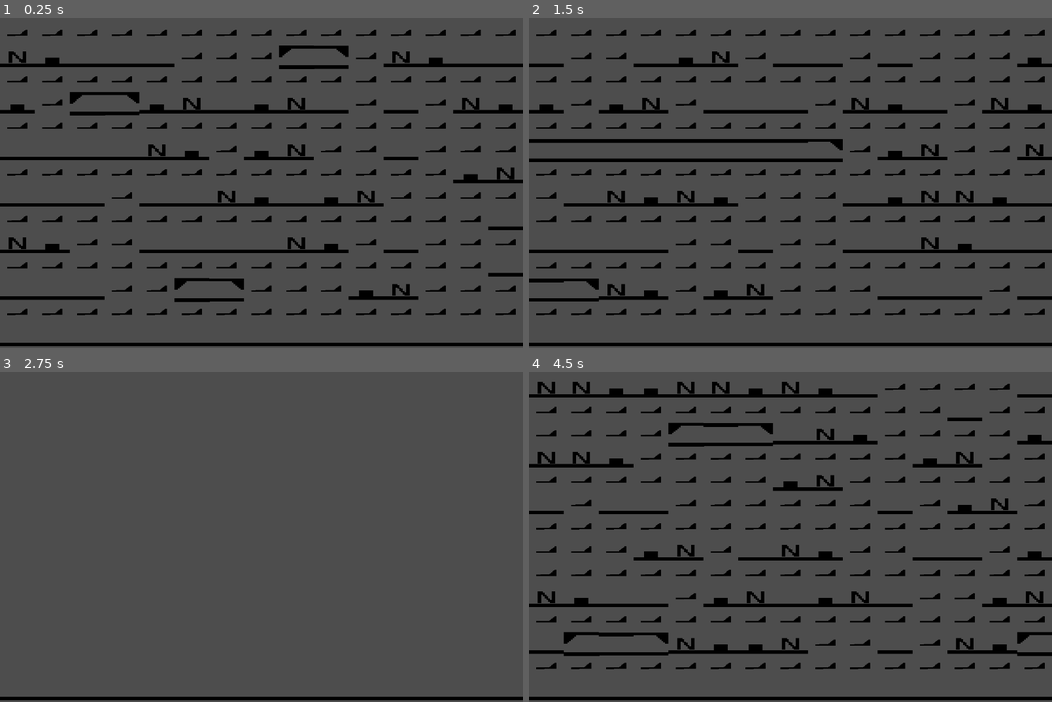
Above: before the commit, frames 1-4 (two rows, left to right).
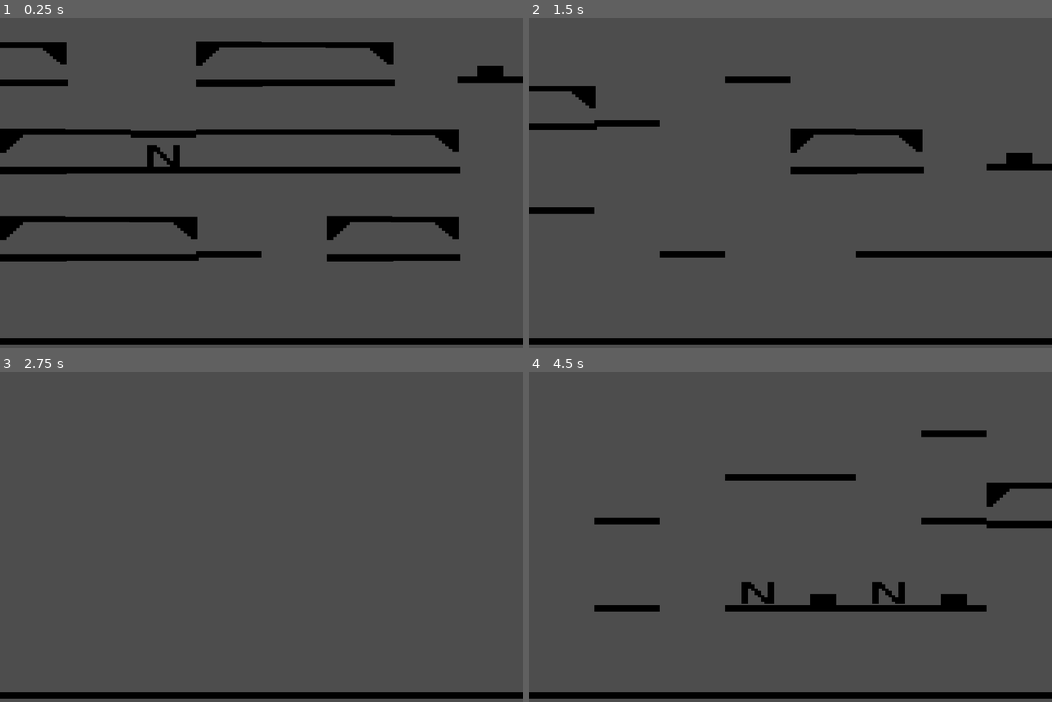
Above: after the commit, the same moments.

Repository: Deiuca/WaveFunctionCollapse
Game: Godot game, scene res://progetto.tscn
Two runs of this game, one before a commit and one after it. Both use one fixed random seed, a clock stepped at 60 frames per second and the inputs below.
Inputs:
- Up to frame 1 (0.25 s): no input
- Up to frame 2 (1.5 s): tap Enter at 0.5 s; hold R 0.53-1.28 s; tap Space at 1.25 s; tap R at 1.35 s
- Up to frame 3 (2.75 s): tap Enter at 2 s; hold R from 2.03 s (still down)
- Up to frame 4 (4.5 s): tap Space at 2.75, 4.25 s; release R at 2.78 s; tap R at 2.85, 4.35 s; tap Enter at 3.5 s; hold R 3.53-4.28 s

The runs differ from the first frame. In frame 1, 21% of the frame differs, in the area x 0-100%, y 3-100%; in frame 2, 16%; in frame 3, 1.8%; in frame 4, 17%.

Commit message:
Livello Funzionante x Tesi

Diff:
--- a/PreFabbricati/aria.tscn
+++ b/PreFabbricati/aria.tscn
@@ -9,5 +9,6 @@
 bordi = ["AV", "UOP", "EOP", "OV", "AV", "AV", "OV", "OV"]
 
 [node name="Componente" parent="." index="0" instance=ExtResource("2_qtk3c")]
+visible = false
 position = Vector2(17.3359, 13.5861)
 rotation = 3.13047
--- a/PreFabbricati/entrata.tscn
+++ b/PreFabbricati/entrata.tscn
@@ -9,7 +9,7 @@
 
 [node name="Componente" parent="." index="0" instance=ExtResource("2_nkv8e")]
 position = Vector2(10, 5)
-scale = Vector2(1, 1.24)
+scale = Vector2(1, 1.37779)
 
 [node name="Pavimento" parent="." index="1" instance=ExtResource("3_gvaik")]
 position = Vector2(0, 17)
--- a/PreFabbricati/soffitto.tscn
+++ b/PreFabbricati/soffitto.tscn
@@ -7,8 +7,8 @@
 bordi = ["O", "R", "R", "A", "O", "O", "A", "A"]
 
 [node name="Componente" parent="." index="0"]
-position = Vector2(10, 2)
-scale = Vector2(1, 1.16)
+position = Vector2(10, 1)
+scale = Vector2(1, 0.799998)
 
 [node name="Pavimento" parent="." index="1" instance=ExtResource("2_qm5xi")]
 position = Vector2(0, 17)
--- /dev/null
+++ b/PreFabbricati/soffitto_nemico.tscn
@@ -0,0 +1,19 @@
+[gd_scene load_steps=4 format=3 uid="uid://4j56f5wwbxiy"]
+
+[ext_resource type="PackedScene" uid="uid://dbvlm1lpwqqrm" path="res://PreFabbricati/pavimento.tscn" id="1_ci8bp"]
+[ext_resource type="Texture2D" uid="uid://m4go4dtt23v3" path="res://Textures/Nemico.png" id="2_bcv0i"]
+[ext_resource type="PackedScene" uid="uid://ccylitwrr2or5" path="res://Componenti/componente_pavimento.tscn" id="2_wuvlb"]
+
+[node name="Soffitto Nemico" instance=ExtResource("1_ci8bp")]
+bordi = ["O", "R", "R", "A", "O", "O", "A", "A"]
+
+[node name="Componente" parent="." index="0"]
+position = Vector2(10, 2)
+scale = Vector2(1, 1.16)
+
+[node name="Pavimento" parent="." index="1" instance=ExtResource("2_wuvlb")]
+position = Vector2(0, 17)
+
+[node name="Sprite2D" type="Sprite2D" parent="." index="2"]
+position = Vector2(10, 12)
+texture = ExtResource("2_bcv0i")
--- a/PreFabbricati/uscita.tscn
+++ b/PreFabbricati/uscita.tscn
@@ -5,11 +5,12 @@
 [ext_resource type="PackedScene" uid="uid://ccylitwrr2or5" path="res://Componenti/componente_pavimento.tscn" id="3_t20bu"]
 
 [node name="Uscita" instance=ExtResource("1_k0xl3")]
+scale = Vector2(1.042, 1)
 bordi = ["O", "R", "U", "A", "O", "O", "A", "A"]
 
 [node name="Componente" parent="." index="0" instance=ExtResource("2_l2xuy")]
-position = Vector2(10, 5)
-scale = Vector2(1, 1.2)
+position = Vector2(9.59693, 5)
+scale = Vector2(1, 1.28)
 
 [node name="Pavimento" parent="." index="1" instance=ExtResource("3_t20bu")]
 position = Vector2(0, 17)
--- a/generatore_livello.tscn
+++ b/generatore_livello.tscn
@@ -7,43 +7,44 @@
 [ext_resource type="PackedScene" uid="uid://5f064tujluwb" path="res://PreFabbricati/pavimento_nemico.tscn" id="3_l8rym"]
 [ext_resource type="PackedScene" uid="uid://bbbr4crw68k1y" path="res://PreFabbricati/soffitto.tscn" id="7_ss4qb"]
 [ext_resource type="PackedScene" uid="uid://s4mlf860xc8f" path="res://PreFabbricati/uscita.tscn" id="8_5c6nj"]
+[ext_resource type="PackedScene" uid="uid://4j56f5wwbxiy" path="res://PreFabbricati/soffitto_nemico.tscn" id="9_vcj1t"]
 [ext_resource type="PackedScene" uid="uid://cyiw0y2r1xbqd" path="res://PreFabbricati/pavimento_ostacolo.tscn" id="12_xe1qp"]
 
 [node name="Generatore Livello" type="Node2D"]
 script = ExtResource("1_mrvbu")
-width = 15
-height = 15
+width = 8
+height = 8
 generator_seed = 18
 
 [node name="Prefab_Utilizzati" type="Node2D" parent="."]
 visible = false
 
-[node name="Aria" parent="Prefab_Utilizzati" instance=ExtResource("2_85f7g")]
+[node name="Pavimento" parent="Prefab_Utilizzati" instance=ExtResource("2_t0bkr")]
+bordi = ["O", "PU", "PE", "A", "O", "O", "A", "A"]
 peso = 6
-
-[node name="Entrata" parent="Prefab_Utilizzati" instance=ExtResource("3_fdm7b")]
-bordi = ["O", "EPM", "R", "A", "O", "O", "A", "A"]
-
-[node name="Pavimento" parent="Prefab_Utilizzati" instance=ExtResource("2_t0bkr")]
-peso = 5
 
 [node name="Pavimento Nemico_N" parent="Prefab_Utilizzati" instance=ExtResource("3_l8rym")]
 bordi = ["O", "P", "N", "A", "O", "O", "A", "A"]
-peso = 2
 
 [node name="V_Pavimento Nemico" parent="Prefab_Utilizzati" instance=ExtResource("3_l8rym")]
 bordi = ["O", "V", "P", "A", "O", "O", "A", "A"]
-peso = 2
 
 [node name="Pavimento_Ostacolo_V" parent="Prefab_Utilizzati" instance=ExtResource("12_xe1qp")]
 bordi = ["O", "P", "V", "A", "O", "O", "A", "A"]
-peso = 3
 
 [node name="N_Pavimento_Ostacolo" parent="Prefab_Utilizzati" instance=ExtResource("12_xe1qp")]
 bordi = ["O", "N", "P", "A", "O", "O", "A", "A"]
-peso = 3
 
 [node name="Soffitto" parent="Prefab_Utilizzati" instance=ExtResource("7_ss4qb")]
+peso = 2
+
+[node name="Soffitto Nemico" parent="Prefab_Utilizzati" instance=ExtResource("9_vcj1t")]
+
+[node name="Aria" parent="Prefab_Utilizzati" instance=ExtResource("2_85f7g")]
+peso = 10
+
+[node name="Entrata" parent="Prefab_Utilizzati" instance=ExtResource("3_fdm7b")]
+peso = 2
 
 [node name="Uscita" parent="Prefab_Utilizzati" instance=ExtResource("8_5c6nj")]
-bordi = ["O", "R", "UPM", "A", "O", "O", "A", "A"]
+peso = 2
--- a/progetto.gd
+++ b/progetto.gd
@@ -16,7 +16,7 @@
 		old_gen.free()
 		var gen = preload("res://generatore_livello.tscn").instantiate()
 		seed += 1
-		gen.generator_seed = seed
+		gen.generator_seed = randi_range(0, 100)
 		gen.width = w
 		gen.height = h
 		add_child(gen)
Not shown: 1 places in generatore_livello.tscn that only renumber resources
